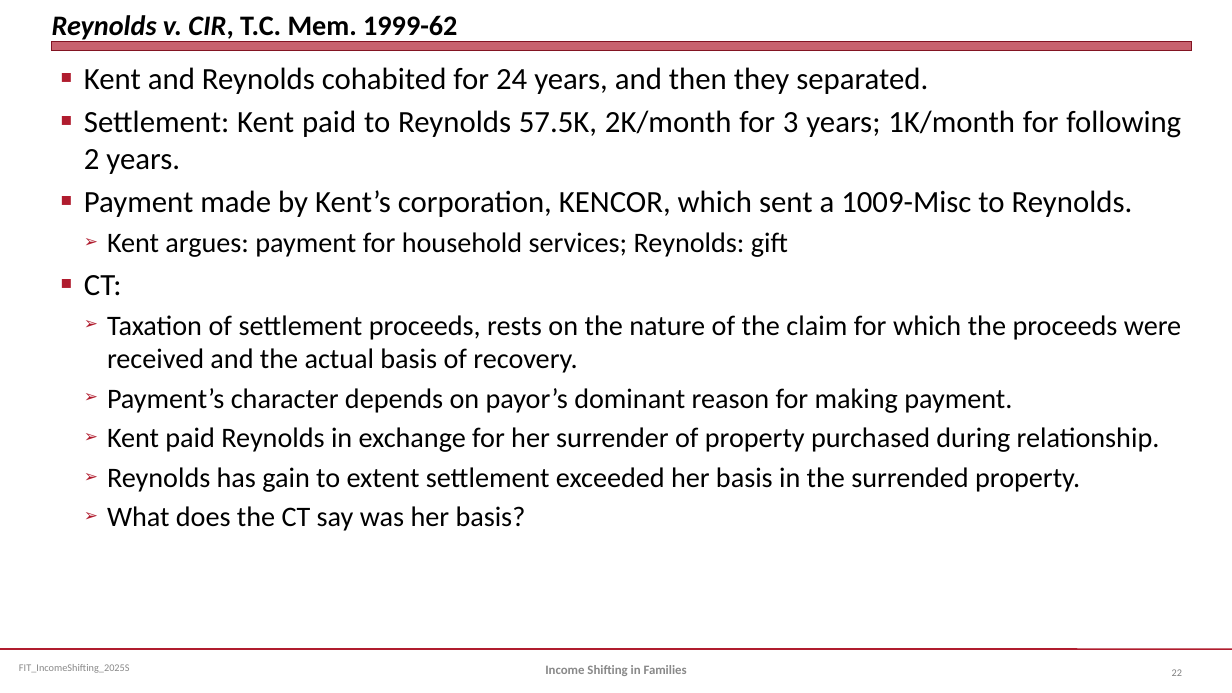
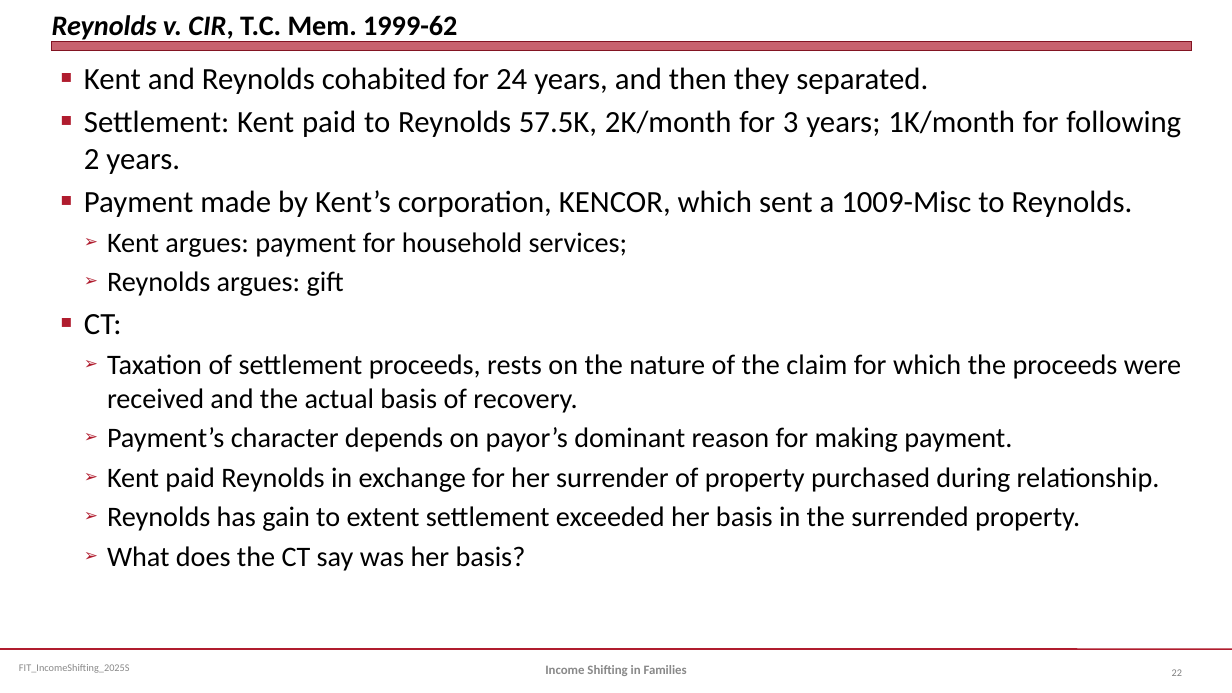
Before and after one commit to jmc877/Fed-Income-Tax, a slide deck: slide 22 of slides/FIT_IncomeShifting_2025S.pptx. Drawn at 1232x693 pixels with LibreOffice and Linux fonts; fonts in the diff are those of the drawing. Boxes give left, top, right and bottom in pixels: in the first picture for what was removed or moved away, otherwise in the second. Text is boxed around its words. In the diff, an @@ line names an element or a change of style, - is before the commit and + after.

```diff
--- a/slides/FIT_IncomeShifting_2025S.pptx
+++ b/slides/FIT_IncomeShifting_2025S.pptx
@@ text at (x1=107, y1=232, x2=628, y2=296): text changed @@
-  ➢ Kent argues: payment for household services; Reynolds: gift
+  ➢ Kent argues: payment for household services;
+  ➢ Reynolds argues: gift
```
Also in this commit, not shown: 2 other slides changed, 5 other files.
